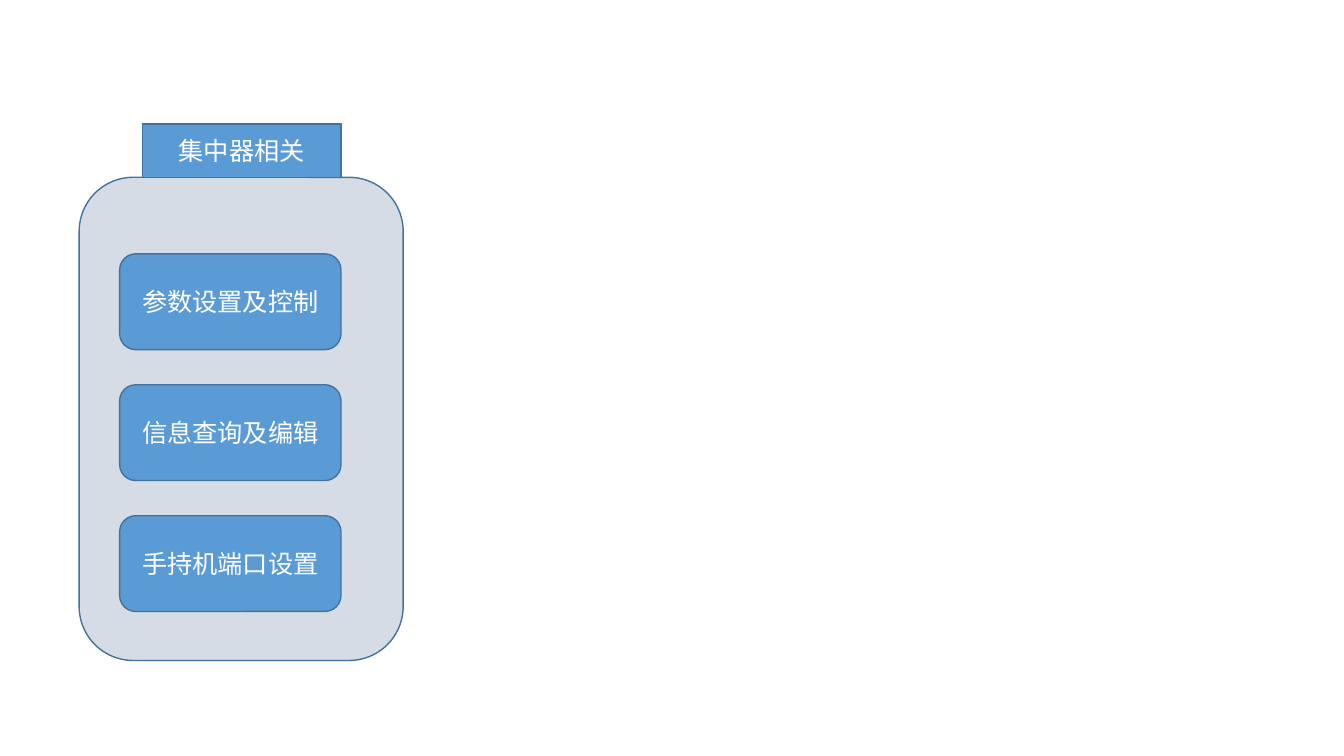
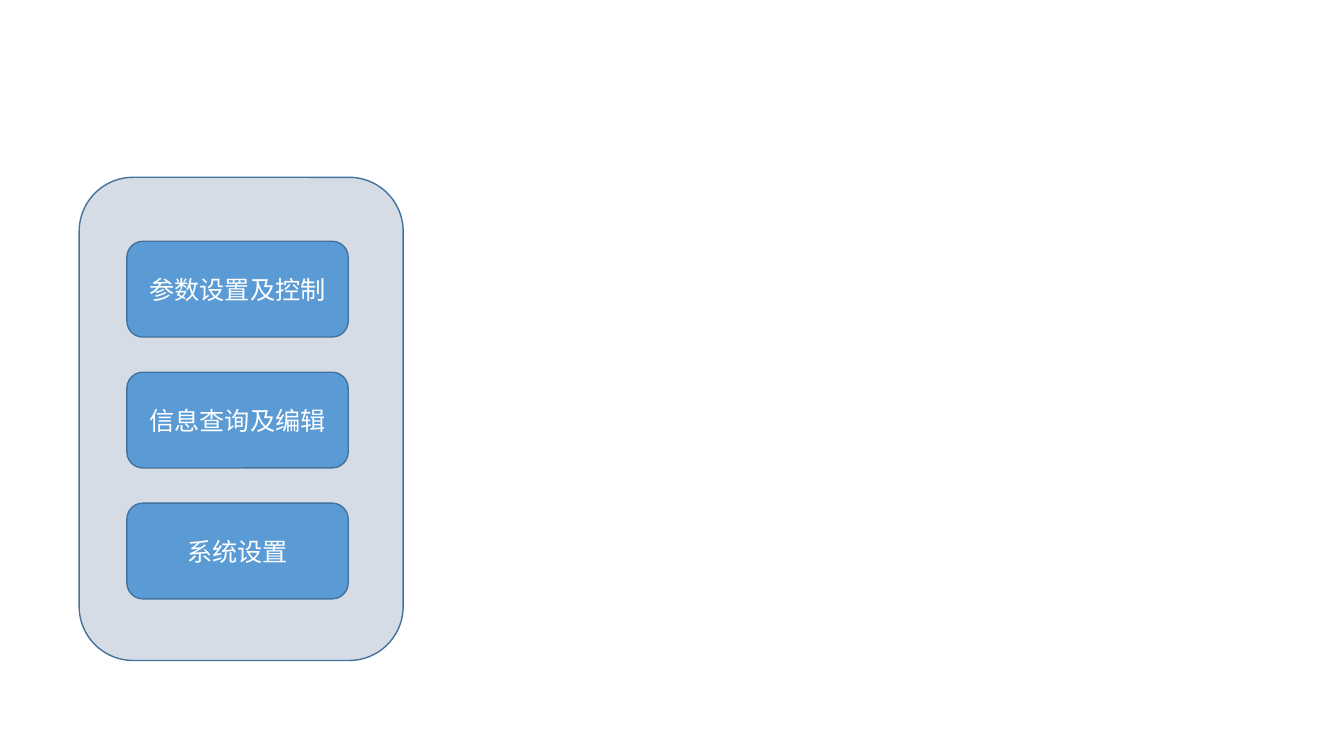
Before and after one commit to flimmy78/HandDevice, a slide deck: slide 1 of docs/design/界面设计.pptx. Drawn at 1344x756 pixels with LibreOffice and Linux fonts; fonts in the diff are those of the drawing. Boxes give left, top, right and bottom in pixels: in the first picture for what was removed or moved away, otherwise in the second. Text is boxed around its words. In the diff, an @@ line names an element or a change of style, - is before the commit and + after.

```diff
--- a/docs/design/界面设计.pptx
+++ b/docs/design/界面设计.pptx
@@ rectangle removed at <box>142,124,341,177</box> @@
-集中器相关
@@ 3 rounded rectangles: place and size @@
-3 rounded rectangles at <box>120,254,342,612</box>
+3 rounded rectangles at <box>127,241,349,599</box>
@@ text in rounded rectangle at <box>187,540,288,563</box>: text changed @@
-手持机端口设置
+系统设置
```
Also in this commit, not shown: 9 other slides changed, 1 slide added, 3 slides removed.
